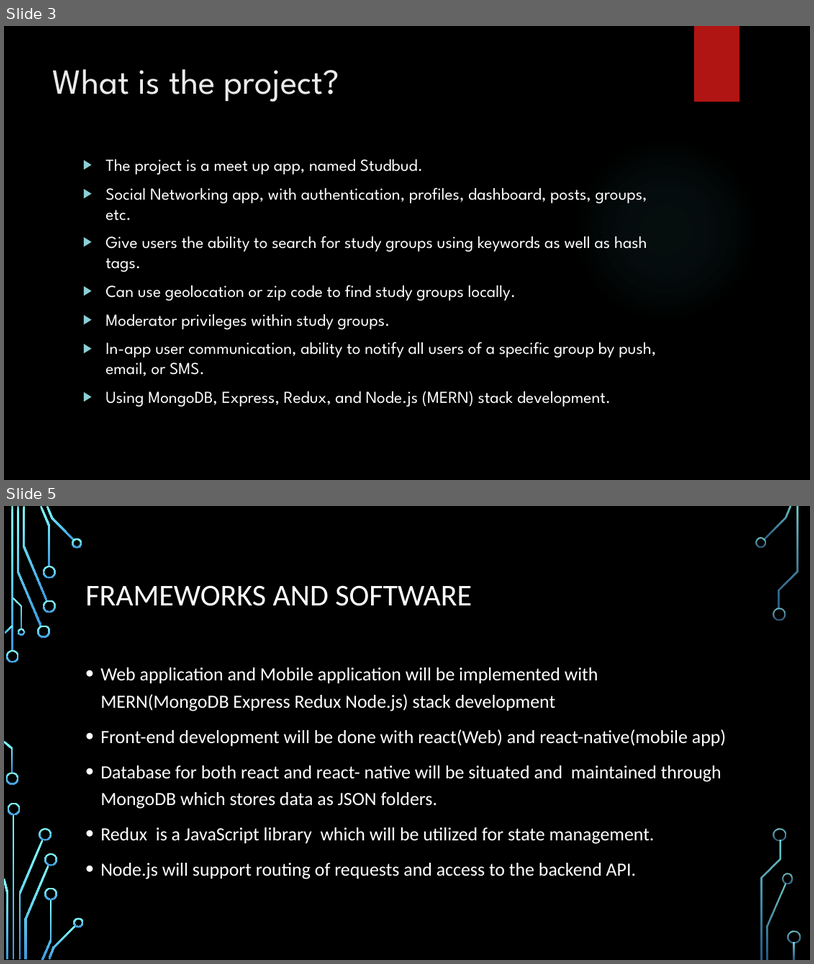
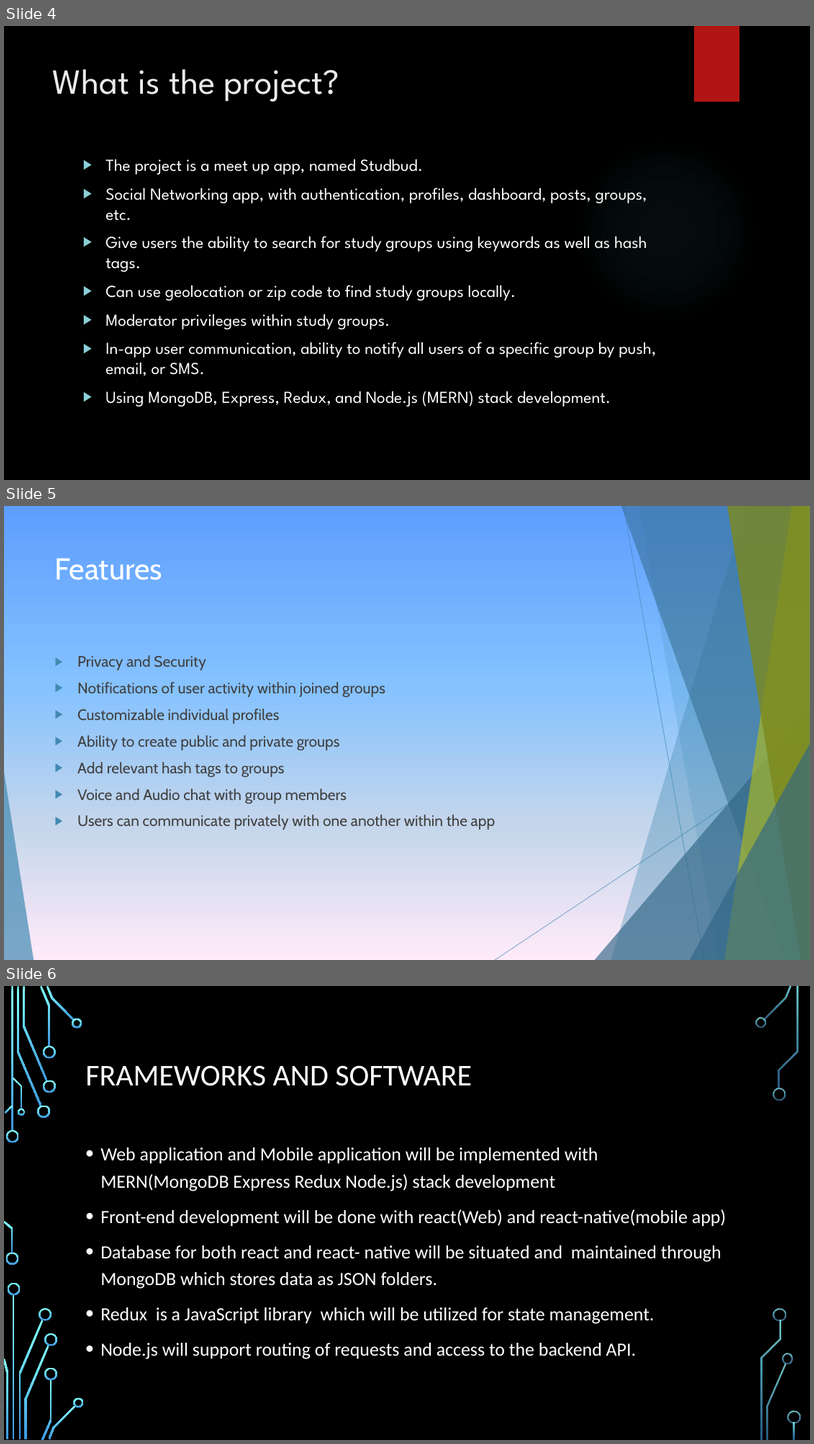
Before and after one commit to hiranosasuke/studbud, a slide deck: Contact Manager Presentation.pptx. Shown one above the other, each under a label of ours: slides 3 and 5 before the commit, slides 4, 5 and 6 after it; the slides between them are not shown. The pictures are 814x964 and 814x1444 pixels, drawn with LibreOffice and Linux fonts; fonts in the diff are those of the drawing; background and template pictures are left out. Boxes give left, top, right and bottom in pixels: in the first picture for what was removed or moved away, otherwise in the second. Text is boxed around its words. In the diff, an @@ line names an element or a change of style, - is before the commit and + after.

Commit message:
Added Features slide
Edited "What is the Project" and "Improvements Needed"

```diff
--- a/Contact Manager Presentation.pptx
+++ b/Contact Manager Presentation.pptx
@@ slide 5 added at bbox=[4, 506, 810, 960], background gradient #5E9EFF to #85C2FF to #C4D6EB to #FFEBFA @@
@@ title added at bbox=[55, 558, 162, 580], 36 pt, text #FFFFFF @@
+Features
@@ text added at bbox=[77, 655, 495, 829], 18 pt, text #404040 @@
+▶ Privacy and Security
+▶ Notifications of user activity within joined groups
+▶ Customizable individual profiles
+▶ Ability to create public and private groups
+▶ Add relevant hash tags to groups
+▶ Voice and Audio chat with group members
+▶ Users can communicate privately with one another within the app
@@ group added at bbox=[4, 506, 810, 960]: 5 freeform shapes, 3 triangles, 2 lines @@
@@ what was slide 3 is now slide 4 @@
@@ what was slide 5 is now slide 6 @@
```
